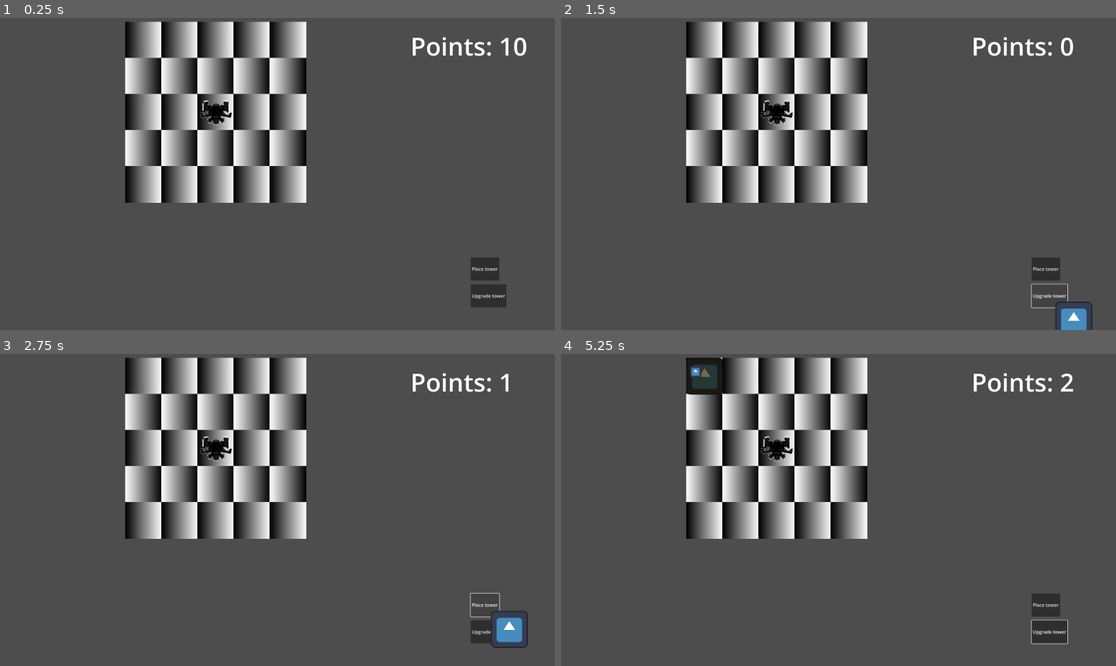
Above: before the commit, frames 1-4 (two rows, left to right).
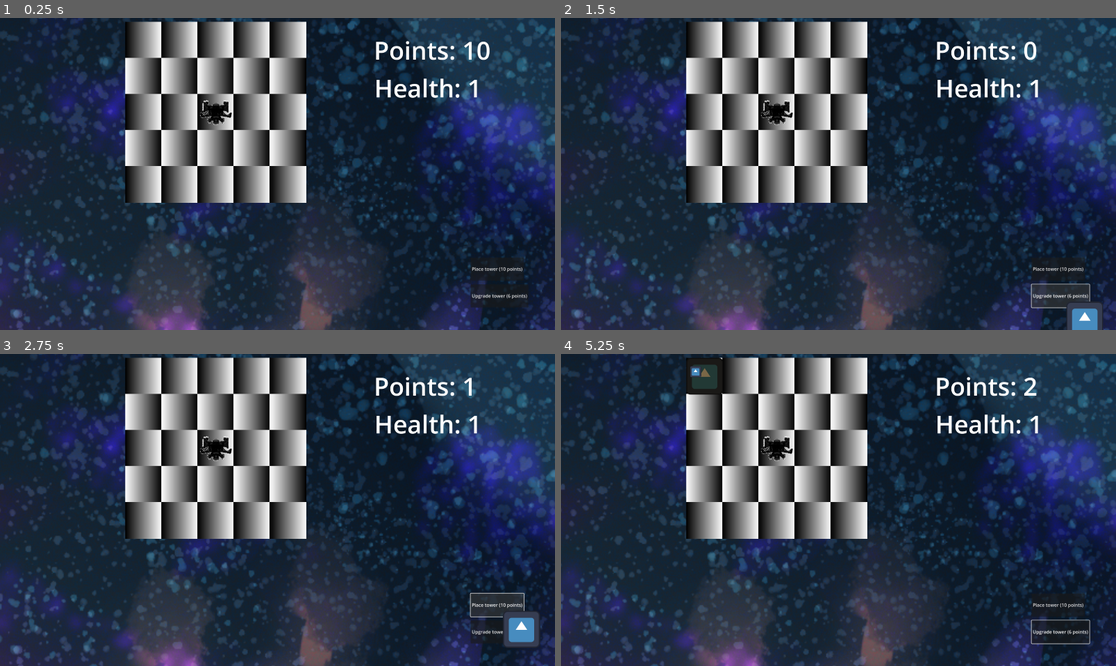
Above: after the commit, the same moments.

Repository: ReneeIbeji/GMTK2024
Game: Godot game, scene res://scenes/GameSystems/Game.tscn
Two runs of this game, one before a commit and one after it. Both use one fixed random seed, a clock stepped at 60 frames per second and the inputs below. The engine's default icon, where the game draws it, is replaced by a stand-in: a white triangle on a blue panel in a dark square.
Inputs (mouse positions are in pixels of both pictures, inside the frame that each line leads up to):
- Up to frame 1 (0.25 s): no input
- Up to frame 2 (1.5 s): click "Place tower" (after the commit: "Place tower (10 points)") at 0.5 s; click "Upgrade tower" (after the commit: "Upgrade tower (6 points)") at 1.25 s
- Up to frame 3 (2.75 s): click "Place tower" (after the commit: "Place tower (10 points)") at 2 s
- Up to frame 4 (5.25 s): click "Upgrade tower" (after the commit: "Upgrade tower (6 points)") at 2.75 s; click "Place tower" (after the commit: "Place tower (10 points)") at 3.5 s; click "Upgrade tower" (after the commit: "Upgrade tower (6 points)") at 4.25 s; tap Enter at 5 s; drag from (705, 375) to (849, 375) at 5.02 s

The runs differ from the first frame. In frame 1, 78% of the frame differs, in the area x 0-100%, y 0-100%; in frame 2, 78%; in frame 3, 78%; in frame 4, 78%.

Commit message:
chore: Add enemy and ship assets, and update tower projectile behavior

Diff:
--- a/source/project.godot
+++ b/source/project.godot
@@ -28,6 +28,8 @@
 
 gridCell=""
 tower=""
+enemy=""
+ship=""
 
 [input]
 
--- a/source/scenes/Enemies/Enemy.tscn
+++ b/source/scenes/Enemies/Enemy.tscn
@@ -1,12 +1,12 @@
 [gd_scene load_steps=4 format=3 uid="uid://b7kexp01iv2h7"]
 
-[ext_resource type="Texture2D" uid="uid://bvjhmfndnxypv" path="res://icon.svg" id="1_t0sie"]
 [ext_resource type="Script" path="res://scenes/Enemies/enemy.gd" id="1_xhd2c"]
+[ext_resource type="Texture2D" uid="uid://c5trbp3ntcgfs" path="res://assets/Enemy_Ship.png" id="2_uanou"]
 
 [sub_resource type="RectangleShape2D" id="RectangleShape2D_7njr0"]
-size = Vector2(129, 129)
+size = Vector2(110, 132)
 
-[node name="Enemy" type="Area2D"]
+[node name="Enemy" type="Area2D" groups=["enemy"]]
 script = ExtResource("1_xhd2c")
 speed = 100.0
 maxHealth = 5
@@ -14,10 +14,13 @@
 
 [node name="Sprite2D" type="Sprite2D" parent="."]
 modulate = Color(0.852763, 0.319698, 0.345033, 1)
-texture = ExtResource("1_t0sie")
+position = Vector2(-5, 0)
+rotation = -1.5708
+scale = Vector2(0.075, 0.075)
+texture = ExtResource("2_uanou")
 
 [node name="CollisionShape2D" type="CollisionShape2D" parent="."]
-position = Vector2(-0.5, -0.5)
+position = Vector2(-10, -2)
 shape = SubResource("RectangleShape2D_7njr0")
 
 [connection signal="area_entered" from="." to="." method="_on_area_entered"]
--- a/source/scenes/Enemies/EnemyClass.gd
+++ b/source/scenes/Enemies/EnemyClass.gd
@@ -1,6 +1,7 @@
 class_name Enemy
 extends Area2D
 
+signal hitShip(enemey : Enemy)
 signal enemyDied(enemy : Enemy)
 
 @export var speed : float
--- a/source/scenes/Enemies/enemy.gd
+++ b/source/scenes/Enemies/enemy.gd
@@ -22,6 +22,8 @@
 			gameItemToAttack.attack(attackStrength)
 			timeLeftToAttack = timeToAttack
 
+	look_at(targetLocation)
+
 func continueMoving(row : int, column : int) -> void:
 	print("continue moving")
 	if gameItemToAttackQueue.is_empty():
@@ -38,23 +40,26 @@
 
 
 func _on_body_entered(body:Node2D) -> void:
-	if !body.is_in_group("tower"):
-		return
 
 	print("area entered")
-	var space_state := get_world_2d().direct_space_state
+	if body.is_in_group("ship"):
+		hitShip.emit(self)
+		queue_free()
 
-	var query := PhysicsRayQueryParameters2D.create(position, targetLocation, collision_mask, [self])
+	if body.is_in_group("tower"):
+		var space_state := get_world_2d().direct_space_state
 
-	var result := space_state.intersect_ray(query)
+		var query := PhysicsRayQueryParameters2D.create(position, targetLocation, collision_mask, [self])
 
-	if result:
-		if result.rid == body.get_rid():
-			if !stopped:
-				stopped = true
-				gameItemToAttack = body as GameItem
-				gameItemToAttack.gameItemDestroyed.connect(continueMoving)
-				timeLeftToAttack = 0
-				return
+		var result := space_state.intersect_ray(query)
 
-			gameItemToAttackQueue.push_back(body as GameItem)
+		if result:
+			if result.rid == body.get_rid():
+				if !stopped:
+					stopped = true
+					gameItemToAttack = body as GameItem
+					gameItemToAttack.gameItemDestroyed.connect(continueMoving)
+					timeLeftToAttack = 0
+					return
+
+				gameItemToAttackQueue.push_back(body as GameItem)
--- a/source/scenes/GameItems/ship/Ship.tscn
+++ b/source/scenes/GameItems/ship/Ship.tscn
@@ -6,7 +6,7 @@
 [sub_resource type="RectangleShape2D" id="RectangleShape2D_k5dl6"]
 size = Vector2(112, 96)
 
-[node name="Ship" type="StaticBody2D"]
+[node name="Ship" type="StaticBody2D" groups=["ship"]]
 script = ExtResource("1_fsnwa")
 
 [node name="Sprite2D" type="Sprite2D" parent="."]
--- a/source/scenes/GameItems/tower/tower.gd
+++ b/source/scenes/GameItems/tower/tower.gd
@@ -26,6 +26,7 @@
 			if !currentAttackTargets.has(enemy):
 				currentAttackTargets.append(enemy)
 				enemy.enemyDied.connect(removeDeadEnemyFromTargets)
+				enemy.hitShip.connect(removeDeadEnemyFromTargets)
 		else:
 			currentAttackTargets.erase(enemy)
 
--- a/source/scenes/GameSystems/Game.tscn
+++ b/source/scenes/GameSystems/Game.tscn
@@ -7,6 +7,7 @@
 [ext_resource type="Texture2D" uid="uid://bvjhmfndnxypv" path="res://icon.svg" id="3_a74vq"]
 [ext_resource type="PackedScene" uid="uid://cawt67enk7m2q" path="res://scenes/GameSystems/main_camera.tscn" id="3_gbh75"]
 [ext_resource type="Resource" uid="uid://dnjuk0rta3l5f" path="res://scenes/GameItems/ship/MainShip.tres" id="5_grmce"]
+[ext_resource type="Texture2D" uid="uid://cygecaoaupx8s" path="res://assets/SpaceBackground.png" id="5_wkr63"]
 
 [sub_resource type="LabelSettings" id="LabelSettings_mt5qt"]
 font_size = 86
@@ -21,10 +22,20 @@
 script = ExtResource("1_hq07i")
 EnemyScene = ExtResource("2_e1iwy")
 upgradeMouseIcon = ExtResource("3_a74vq")
+maxShipHealth = 1
 numberOfSecondsPerPoint = 2
 testPlaceableItem = ExtResource("2_05a0s")
 
-[node name="Background" type="CanvasLayer" parent="."]
+[node name="Parallax2D" type="Parallax2D" parent="."]
+scroll_scale = Vector2(0.5, 0.5)
+
+[node name="Sprite2D" type="Sprite2D" parent="Parallax2D"]
+texture_repeat = 1
+position = Vector2(965, 537)
+scale = Vector2(3.7676, 3.99463)
+texture = ExtResource("5_wkr63")
+flip_v = true
+region_rect = Rect2(0, 0, 3923.79, 2409.84)
 
 [node name="MainCamera" parent="." instance=ExtResource("3_gbh75")]
 
@@ -45,7 +56,7 @@
 offset_bottom = 909.0
 size_flags_horizontal = 8
 size_flags_vertical = 4
-text = "Place tower"
+text = "Place tower (10 points)"
 
 [node name="Button2" type="Button" parent="UI"]
 offset_left = 1628.0
@@ -54,14 +65,24 @@
 offset_bottom = 1002.0
 size_flags_horizontal = 8
 size_flags_vertical = 4
-text = "Upgrade tower"
+text = "Upgrade tower (6 points)
+"
 
 [node name="Points" type="Label" parent="UI"]
-offset_left = 1420.0
-offset_top = 38.0
-offset_right = 1824.0
-offset_bottom = 156.0
+offset_left = 1293.0
+offset_top = 52.0
+offset_right = 1697.0
+offset_bottom = 170.0
 text = "Points: 10
+"
+label_settings = SubResource("LabelSettings_mt5qt")
+
+[node name="Health" type="Label" parent="UI"]
+offset_left = 1295.0
+offset_top = 183.0
+offset_right = 1907.0
+offset_bottom = 301.0
+text = "Health: 3
 "
 label_settings = SubResource("LabelSettings_mt5qt")
 
--- a/source/scenes/GameSystems/Grid/base_grid.gd
+++ b/source/scenes/GameSystems/Grid/base_grid.gd
@@ -96,8 +96,11 @@
 	gameItem.currentlyUpgraded = false
 	set_scale_of_item(row, column, 1)
 
-func set_scale_of_item(row : int, column : int, itemScale) -> bool:
+func set_scale_of_item(row : int, column : int, itemScale : int) -> bool:
 	var gameItem : GameItem = get_item_on_grid(row, column)
+
+	if (row + itemScale - 1 >= gridRowsCount) || (column + itemScale - 1 >= gridColumnsCount):
+		return false
 
 	for x in range(column, column + itemScale):
 		for y in range(row, row + itemScale):
--- a/source/scenes/GameSystems/game.gd
+++ b/source/scenes/GameSystems/game.gd
@@ -1,14 +1,23 @@
 class_name Game
 extends Node2D
 
+
+
+
 enum mouseState {None, Item, PowerUp}
+
+signal gameover()
+var  gameRunning : bool
 
 @export var EnemyScene : PackedScene
 @export var upgradeMouseIcon : CompressedTexture2D
 
+var shipHealth : int
 var pointCount : int
 
+@export var maxShipHealth : int
 @export var numberOfSecondsPerPoint : int
+
 
 var currentHandState : mouseState
 
@@ -25,6 +34,9 @@
 @export var testPlaceableItem : placeableItem
 # Called when the node enters the scene tree for the first time.
 func _ready() -> void:
+	gameRunning = true
+	gameover.connect(whenGameOver)
+	shipHealth = maxShipHealth
 	pointCount = 10
 	currentHandState = mouseState.None
 
@@ -39,22 +51,27 @@
 
 # Called every frame. 'delta' is the elapsed time since the previous frame.
 func _process(delta: float) -> void:
-	# print("mouse grid pos: ", cellMouseOn)
-	# Display item in hand
+	$UI/Health.text = "Health: " + str(shipHealth)
 	$UI/Points.text = "Points: " + str(pointCount)
-
 	if currentHandState != mouseState.None:
 		itemInHandSprite.position = get_viewport().get_mouse_position() + Vector2(20,20)
+	if gameRunning:
 
-	if mouseOnCell:
-		if Input.is_action_just_pressed("ACTION_ClickOnGridCell") && currentHandState == mouseState.Item:
-			var result : bool = GlobalNodes.baseGridNode.place_item_on_grid(cellMouseOn.x, cellMouseOn.y, currentPlacingItem)
-			if result:
-				clear_placing_item()
-		if Input.is_action_just_pressed("ACTION_ClickOnGridCell") && currentHandState == mouseState.PowerUp:
-			var result : bool = GlobalNodes.baseGridNode.powerup_item_on_grid(cellMouseOn.x, cellMouseOn.y)
-			if result:
-				deSet_mouse_upgrade()
+		if mouseOnCell:
+			if Input.is_action_just_pressed("ACTION_ClickOnGridCell") && currentHandState == mouseState.Item:
+				var result : bool = GlobalNodes.baseGridNode.place_item_on_grid(cellMouseOn.x, cellMouseOn.y, currentPlacingItem)
+				if result:
+					clear_placing_item()
+			if Input.is_action_just_pressed("ACTION_ClickOnGridCell") && currentHandState == mouseState.PowerUp:
+				var result : bool = GlobalNodes.baseGridNode.powerup_item_on_grid(cellMouseOn.x, cellMouseOn.y)
+				if result:
+					deSet_mouse_upgrade()
+
+func whenGameOver() -> void:
+	print("gameover")
+	gameRunning = false
+	for enemy in enemysInPlay:
+		enemy.queue_free()
 
 
 func spawn_enemy() -> void:
@@ -66,9 +83,17 @@
 	tempEnemyNode.targetLocation = GlobalNodes.baseGridNode.mainShipNode.global_position
 	tempEnemyNode.health = tempEnemyNode.maxHealth
 	tempEnemyNode.enemyDied.connect(remove_enemy)
+	tempEnemyNode.hitShip.connect(shipHit)
 
 	add_child(tempEnemyNode)
 	enemysInPlay.append(tempEnemyNode)
+
+
+func shipHit(enemy : Enemy) -> void:
+	shipHealth -= 1
+	remove_enemy(enemy)
+	if shipHealth <= 0:
+		gameover.emit()
 
 
 func remove_enemy(enemy : Enemy) -> void:
@@ -114,7 +139,6 @@
 	pointCount -= 10
 
 func _on_upgradeTest_button_test() -> void:
-
 	if currentHandState == mouseState.None:
 		if pointCount < 6:
 			return
@@ -126,5 +150,6 @@
 		deSet_mouse_upgrade()
 
 func accumulatePoints() -> void:
-	pointCount += 1
-	get_tree().create_timer(numberOfSecondsPerPoint).timeout.connect(accumulatePoints)
+	if gameRunning:
+		pointCount += 1
+		get_tree().create_timer(numberOfSecondsPerPoint).timeout.connect(accumulatePoints)
--- a/source/scenes/GameSystems/main_camera.gd
+++ b/source/scenes/GameSystems/main_camera.gd
@@ -26,6 +26,7 @@
 
 		var mousePositionDelta : Vector2 = lastMousePosition - currentMousePosition
 		position += mousePositionDelta * cameraSpeed
+		position = position.clamp(Vector2(-1681,-1041),Vector2(3601,2114))
 
 	elif cameraDragging && !Input.is_action_pressed("ACTION_DragCamera") || !mouseInWindow:
 		cameraDragging = false
@@ -49,7 +50,7 @@
 func cameraZoomIn(value : float) -> void:
 	var mouse_pos : Vector2 = get_global_mouse_position()
 	zoom += Vector2(1,1) * zoomSpeed * value * zoom
-	zoom = zoom.clampf(0.25,3)
+	zoom = zoom.clampf(0.5,3)
 	var new_mouse_pos : Vector2 = get_global_mouse_position()
 	position += mouse_pos - new_mouse_pos
 
Binary file added: source/assets/Enemy_Ship.png
Not shown, added: source/assets/Enemy_Ship.png.import
Binary file added: source/assets/SpaceBackground.png
Not shown, added: source/assets/SpaceBackground.png.import
Binary file added: source/scenes/GameItems/tower/SpaceBackground.png
Not shown, added: source/scenes/GameItems/tower/SpaceBackground.png.import
Not shown: 1 places in source/scenes/GameSystems/Game.tscn that only renumber resources
